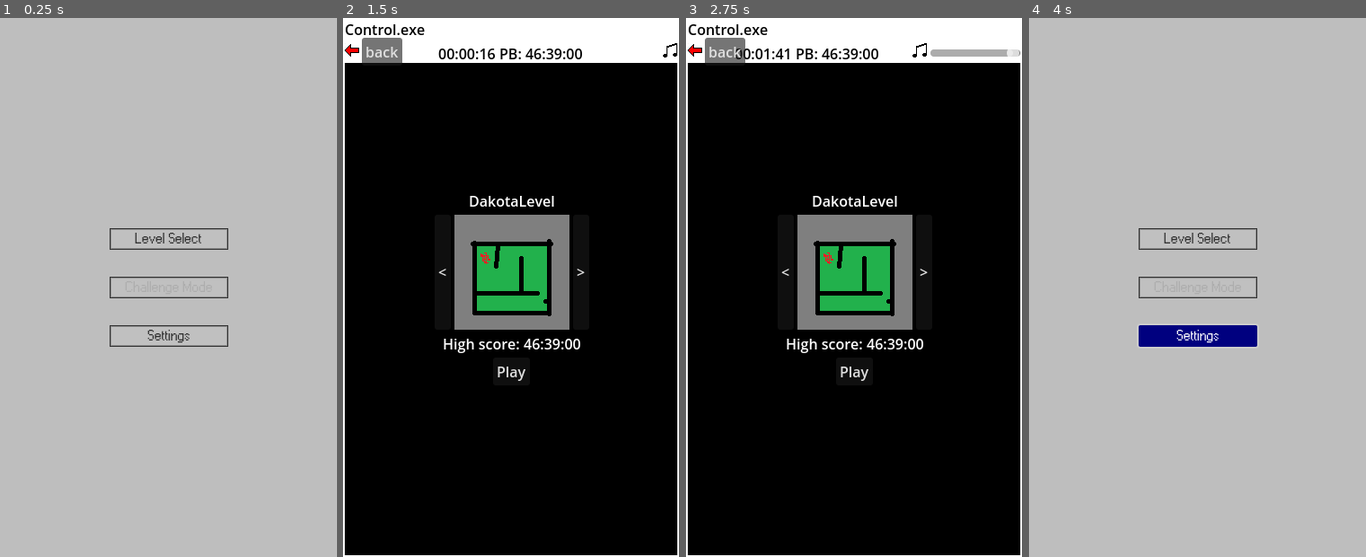
Above: before the commit, frames 1-4 (left to right).
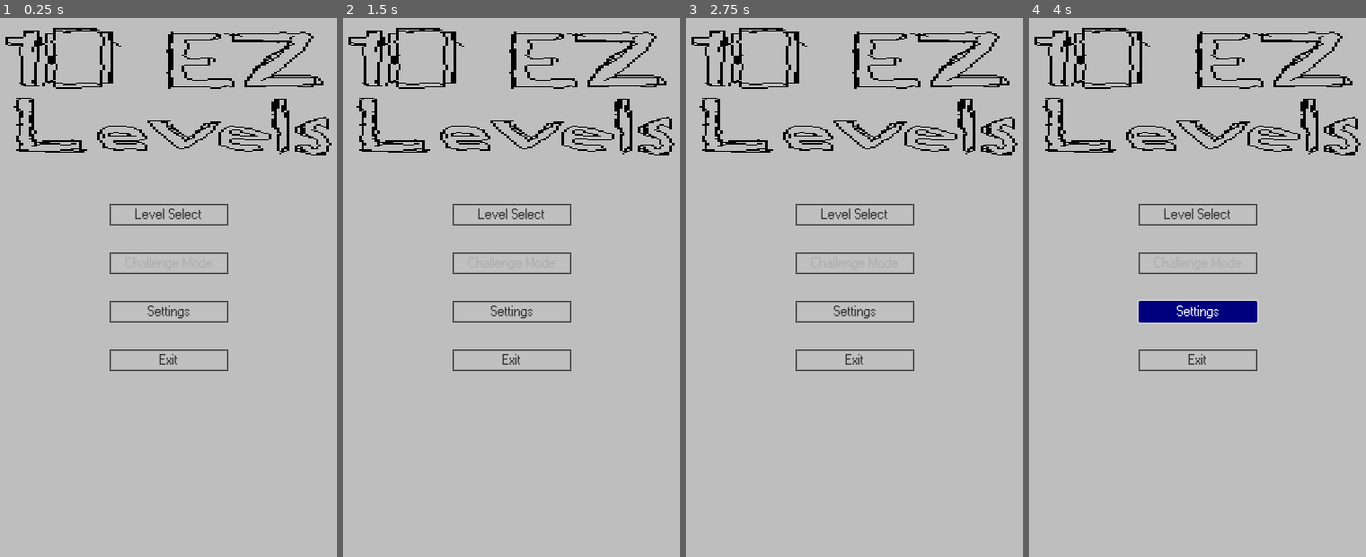
Above: after the commit, the same moments.

Repository: pt80/MobileGame
Game: Godot game, scene res://Scenes/Menus/MainMenu.tscn
Two runs of this game, one before a commit and one after it. Both use one fixed random seed, a clock stepped at 60 frames per second and the inputs below.
Inputs (mouse positions are in pixels of both pictures, inside the frame that each line leads up to; where the layout moved, square brackets give the same spot in the first picture):
- Up to frame 1 (0.25 s): no input
- Up to frame 2 (1.5 s): click "Level Select" at 0.5 s; click (353, 50) [353, 55] at 1.25 s
- Up to frame 3 (2.75 s): click (1012, 55) at 2.02 s
- Up to frame 4 (4 s): click (1069, 50) at 2.75 s, where only the run before the commit has a clickable "back"; click "Settings" at 3.5 s

The runs differ from the first frame. In frame 1, 5.6% of the frame differs, in the area x 1-99%, y 1-66%; in frame 2, 97%, in the area x 0-100%, y 0-100%; in frame 3, 97%; in frame 4, 7.6%.

Commit message:
made new volume bar

Diff:
--- a/Resources/UITheme.tres
+++ b/Resources/UITheme.tres
@@ -1,7 +1,8 @@
-[gd_resource type="Theme" load_steps=7 format=3 uid="uid://bkof0vlm6rvoq"]
+[gd_resource type="Theme" load_steps=10 format=3 uid="uid://bkof0vlm6rvoq"]
 
 [ext_resource type="FontFile" uid="uid://dwmpeuwpobkrg" path="res://Resources/Windows Regular.ttf" id="1_lsrma"]
 [ext_resource type="Texture2D" uid="uid://dx08o38n7sipq" path="res://Images/background.png" id="1_rkjxq"]
+[ext_resource type="Texture2D" uid="uid://ccyssvrlkofb0" path="res://Images/ExtendorEnemy.png" id="2_22xow"]
 
 [sub_resource type="StyleBoxFlat" id="StyleBoxFlat_n5wx8"]
 bg_color = Color(0.752941, 0.752941, 0.752941, 1)
@@ -24,12 +25,22 @@
 border_color = Color(0, 0, 0, 1)
 border_blend = true
 
+[sub_resource type="StyleBoxFlat" id="StyleBoxFlat_p5vlb"]
+bg_color = Color(0.988235, 0, 0.905882, 1)
+
+[sub_resource type="StyleBoxFlat" id="StyleBoxFlat_bsqwm"]
+bg_color = Color(0.305882, 0.635294, 0.85098, 1)
+border_width_top = 4
+border_width_bottom = 3
+border_blend = true
+
 [sub_resource type="StyleBoxTexture" id="StyleBoxTexture_11ngu"]
 texture = ExtResource("1_rkjxq")
 texture_margin_left = 2.0
 texture_margin_top = 1.0
 texture_margin_right = 2.0
 texture_margin_bottom = 2.0
+modulate_color = Color(0.745098, 0.745098, 0.745098, 1)
 
 [resource]
 Button/colors/font_color = Color(0.180392, 0.180392, 0.180392, 1)
@@ -40,4 +51,7 @@
 Button/styles/disabled = SubResource("StyleBoxFlat_n5wx8")
 Button/styles/hover = SubResource("StyleBoxFlat_mkuu2")
 Button/styles/normal = SubResource("StyleBoxFlat_qt5dw")
+HSlider/icons/tick = ExtResource("2_22xow")
+HSlider/styles/grabber_area = SubResource("StyleBoxFlat_p5vlb")
+HSlider/styles/slider = SubResource("StyleBoxFlat_bsqwm")
 PanelContainer/styles/panel = SubResource("StyleBoxTexture_11ngu")
--- a/Scenes/Menus/LevelSelect.tscn
+++ b/Scenes/Menus/LevelSelect.tscn
@@ -5,7 +5,7 @@
 [ext_resource type="Texture2D" uid="uid://dxf173ejkydvt" path="res://Images/LevelImage.png" id="3_nlsst"]
 [ext_resource type="Texture2D" uid="uid://diiur7b2c5tiy" path="res://Images/Lock.png" id="4_6avgc"]
 
-[node name="Control" type="Control"]
+[node name="LevelSelect" type="Control"]
 layout_mode = 3
 anchors_preset = 15
 anchor_right = 1.0
@@ -92,15 +92,6 @@
 layout_mode = 2
 text = "Play"
 
-[node name="return" type="Button" parent="."]
-layout_mode = 0
-offset_left = 21.0
-offset_top = 22.0
-offset_right = 66.0
-offset_bottom = 53.0
-text = "back"
-
 [connection signal="pressed" from="VBoxContainer/HBoxContainer2/PreviousButton" to="." method="_on_previous_button_pressed"]
 [connection signal="pressed" from="VBoxContainer/HBoxContainer2/NextButton" to="." method="_on_next_button_pressed"]
 [connection signal="pressed" from="VBoxContainer/HBoxContainer3/PlayButton" to="." method="_on_button_pressed"]
-[connection signal="pressed" from="return" to="." method="_on_return_pressed"]
--- a/Scenes/Menus/MainMenu.tscn
+++ b/Scenes/Menus/MainMenu.tscn
@@ -1,8 +1,9 @@
-[gd_scene load_steps=4 format=3 uid="uid://bxpb3kh3bka2q"]
+[gd_scene load_steps=5 format=3 uid="uid://bxpb3kh3bka2q"]
 
 [ext_resource type="Texture2D" uid="uid://dbb704vdn6sbb" path="res://Images/MainMenuBackground.png" id="1_7pjva"]
 [ext_resource type="Script" path="res://Scripts/Menus/MainMenu.gd" id="1_ulde8"]
 [ext_resource type="Theme" uid="uid://bkof0vlm6rvoq" path="res://Resources/UITheme.tres" id="3_w3umy"]
+[ext_resource type="Texture2D" uid="uid://dyy3st76rm7ku" path="res://Images/TitleDeconstructed.png" id="4_ra2fs"]
 
 [node name="MainMenu" type="Control"]
 layout_mode = 3
@@ -32,29 +33,48 @@
 anchor_right = 0.5
 anchor_bottom = 0.5
 offset_left = -66.0
-offset_top = -50.5
+offset_top = -93.0
 offset_right = 66.0
-offset_bottom = 50.5
+offset_bottom = 93.0
 grow_horizontal = 2
 grow_vertical = 2
 theme_override_constants/separation = 30
 
 [node name="LevelSelectButton" type="Button" parent="VBoxContainer"]
+texture_filter = 1
 layout_mode = 2
 theme = ExtResource("3_w3umy")
 text = "Level Select"
 
 [node name="ChallengeButton" type="Button" parent="VBoxContainer"]
+texture_filter = 1
 layout_mode = 2
 theme = ExtResource("3_w3umy")
 disabled = true
 text = "Challenge Mode"
 
 [node name="SettingsButton" type="Button" parent="VBoxContainer"]
+texture_filter = 1
 layout_mode = 2
 theme = ExtResource("3_w3umy")
 text = "Settings"
 
+[node name="ExitButton" type="Button" parent="VBoxContainer"]
+texture_filter = 1
+layout_mode = 2
+theme = ExtResource("3_w3umy")
+text = "Exit
+"
+
+[node name="TextureRect2" type="TextureRect" parent="."]
+texture_filter = 1
+layout_mode = 1
+anchors_preset = 10
+anchor_right = 1.0
+offset_bottom = 180.0
+grow_horizontal = 2
+texture = ExtResource("4_ra2fs")
+
 [connection signal="pressed" from="VBoxContainer/LevelSelectButton" to="." method="_on_level_select_button_pressed"]
 [connection signal="pressed" from="VBoxContainer/ChallengeButton" to="." method="_on_challenge_button_pressed"]
 [connection signal="pressed" from="VBoxContainer/SettingsButton" to="." method="_on_settings_button_pressed"]
--- /dev/null
+++ b/Scenes/Menus/SegmentedVolume.tscn
@@ -0,0 +1,42 @@
+[gd_scene load_steps=3 format=3 uid="uid://ddnkog6i4ijp2"]
+
+[ext_resource type="Script" path="res://Scripts/Menus/SegmentedVolume.gd" id="1_lsk2j"]
+[ext_resource type="Texture2D" uid="uid://dui4qvx2wqygu" path="res://Images/VolumeBar.png" id="2_iaajv"]
+
+[node name="VolumeContainer" type="HBoxContainer"]
+size_flags_horizontal = 4
+size_flags_vertical = 4
+script = ExtResource("1_lsk2j")
+
+[node name="Volume1" type="TextureButton" parent="." groups=["VolumeBar"]]
+self_modulate = Color(0, 0, 0.498039, 1)
+layout_mode = 2
+texture_normal = ExtResource("2_iaajv")
+
+[node name="Volume2" type="TextureButton" parent="." groups=["VolumeBar"]]
+self_modulate = Color(0, 0, 0.498039, 1)
+layout_mode = 2
+texture_normal = ExtResource("2_iaajv")
+
+[node name="Volume3" type="TextureButton" parent="." groups=["VolumeBar"]]
+self_modulate = Color(0, 0, 0.498039, 1)
+layout_mode = 2
+size_flags_horizontal = 4
+size_flags_vertical = 4
+texture_normal = ExtResource("2_iaajv")
+
+[node name="Volume4" type="TextureButton" parent="." groups=["VolumeBar"]]
+self_modulate = Color(0, 0, 0.498039, 1)
+layout_mode = 2
+texture_normal = ExtResource("2_iaajv")
+
+[node name="Volume5" type="TextureButton" parent="." groups=["VolumeBar"]]
+self_modulate = Color(0, 0, 0.498039, 1)
+layout_mode = 2
+texture_normal = ExtResource("2_iaajv")
+
+[connection signal="pressed" from="Volume1" to="." method="_on_volume_1_pressed"]
+[connection signal="pressed" from="Volume2" to="." method="_on_volume_2_pressed"]
+[connection signal="pressed" from="Volume3" to="." method="_on_volume_3_pressed"]
+[connection signal="pressed" from="Volume4" to="." method="_on_volume_4_pressed"]
+[connection signal="pressed" from="Volume5" to="." method="_on_volume_5_pressed"]
--- a/Scenes/Overlay.tscn
+++ b/Scenes/Overlay.tscn
@@ -57,14 +57,13 @@
 script = ExtResource("7_824px")
 
 [node name="VolumeSlider" type="HSlider" parent="VBoxContainer/HBoxContainer"]
-visible = false
 custom_minimum_size = Vector2(100, 0)
 layout_mode = 2
 size_flags_vertical = 4
+theme = ExtResource("1_7vafv")
 max_value = 1.0
 step = 0.001
 value = 1.0
-tick_count = 1
 script = ExtResource("8_8yp7h")
 
 [connection signal="pressed" from="VBoxContainer/HBoxContainer/BackButton" to="VBoxContainer/HBoxContainer/BackButton" method="_on_pressed"]
--- a/Scripts/BackButton.gd
+++ b/Scripts/BackButton.gd
@@ -2,4 +2,8 @@
 
 
 func _on_pressed():
-	get_tree().change_scene_to_file("res://Scenes/Menus/LevelSelect.tscn")
+	print(get_tree().get_current_scene().get_name())
+	if get_tree().get_current_scene().get_name() == 'LevelSelect':
+		get_tree().change_scene_to_file("res://Scenes/Menus/MainMenu.tscn")
+	else:
+		get_tree().change_scene_to_file("res://Scenes/Menus/LevelSelect.tscn")
--- a/Scripts/Menus/LevelSelect.gd
+++ b/Scripts/Menus/LevelSelect.gd
@@ -4,6 +4,7 @@
 @onready var level_name_label = $VBoxContainer/HBoxContainer/LevelNameLabel
 @onready var unlock_image = $VBoxContainer/HBoxContainer2/LevelImage/UnlockImage
 @onready var high_score_text = $VBoxContainer/HBoxContainer4/HighScoreText
+@onready var overlay = $Overlay/VBoxContainer/HBoxContainer
 
 var File
 
@@ -11,6 +12,7 @@
 	File = SaveManager.SaveFile
 	AudioManager.PlayMusic(load("res://Audio/Music/MenuSongTest.wav"))
 	SetLevelInfo()
+	AdjustOverlay()
 
 func _on_button_pressed():
 	if File.Metadata[GameManager.CurrentLevel]['unlocked']:
@@ -43,6 +45,7 @@
 
 	level_name_label.text = File.Metadata[GameManager.CurrentLevel]['name']
 
-
-func _on_return_pressed():
-	get_tree().change_scene_to_file("res://Scenes/Menus/MainMenu.tscn")
+func AdjustOverlay():
+	overlay.get_child(1).visible = false
+	overlay.get_child(2).visible = false
+	print('overlay adjusted')
--- /dev/null
+++ b/Scripts/Menus/SegmentedVolume.gd
@@ -0,0 +1,34 @@
+extends HBoxContainer
+
+var volumeBars
+
+func _ready():
+	volumeBars = get_tree().get_nodes_in_group('VolumeBar')
+	print(volumeBars)
+	for i in volumeBars:
+		print(volumeBars.find(i))
+
+func ChangeVolumeImage(vol):
+	AudioServer.set_bus_volume_db(0,linear_to_db(vol/volumeBars.size()))
+
+	for i in volumeBars:
+		if volumeBars.find(i) > vol:
+			print(i.self_modulate)
+			i.self_modulate = Color(.75,.75,.75,1)
+		elif volumeBars.find(i) <= vol:
+			i.self_modulate = Color(0,0,.498,1)
+
+func _on_volume_1_pressed():
+	ChangeVolumeImage(0)
+
+func _on_volume_2_pressed():
+	ChangeVolumeImage(1)
+
+func _on_volume_3_pressed():
+	ChangeVolumeImage(2)
+
+func _on_volume_4_pressed():
+	ChangeVolumeImage(3)
+
+func _on_volume_5_pressed():
+	ChangeVolumeImage(4)
Binary file added: Images/TitleDeconstructed.png
Not shown, added: Images/TitleDeconstructed.png.import
Binary file added: Images/VolumeBar.png
Not shown, added: Images/VolumeBar.png.import
Binary file added: Images/VolumeBarEmpty.png
Not shown, added: Images/VolumeBarEmpty.png.import
